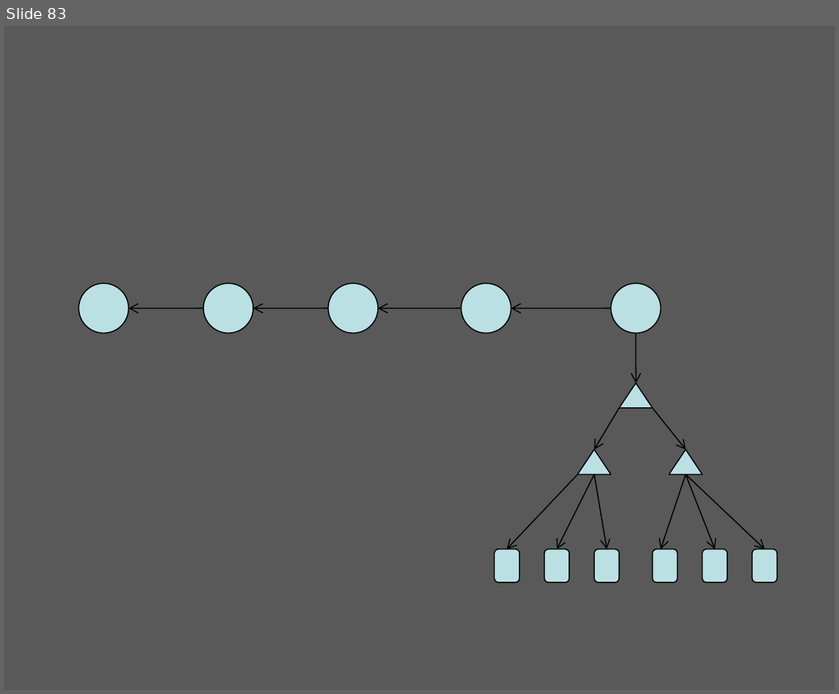
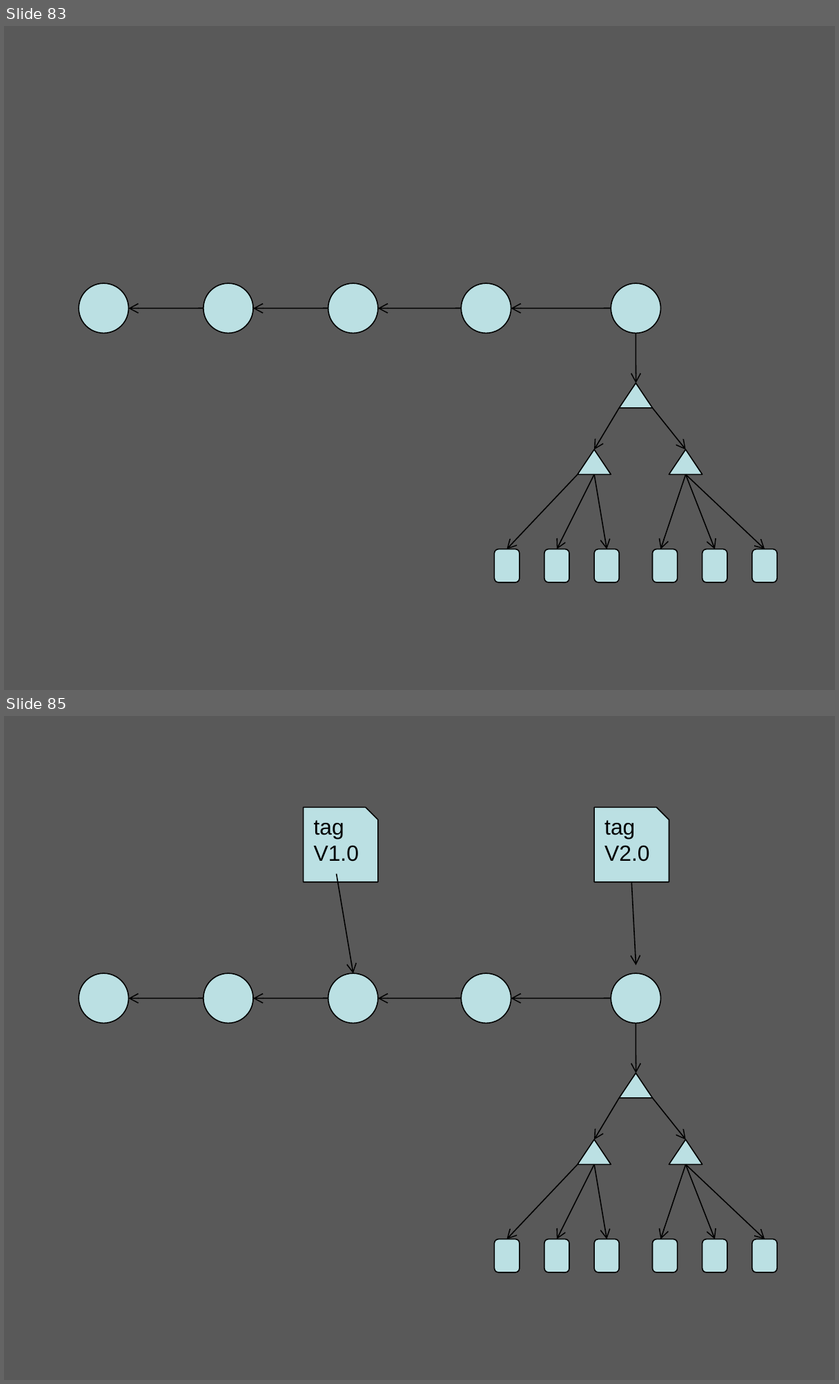
Before and after one commit to zhuxiaosheng/code, a slide deck: git.ppt. Shown one above the other, each under a label of ours: slide 83 before the commit, slides 83 and 85 after it; the slides between them are not shown. The pictures are 839x694 and 839x1384 pixels, drawn with LibreOffice and Linux fonts; fonts in the diff are those of the drawing; background and template pictures are left out. Boxes give left, top, right and bottom in pixels: in the first picture for what was removed or moved away, otherwise in the second. Text is boxed around its words. In the diff, an @@ line names an element or a change of style, - is before the commit and + after.

```diff
--- a/git.ppt
+++ b/git.ppt
@@ slide 85 added at (4,716,835,1380), background picture (left out) @@
@@ freeform shape added at (303,808,379,883), fill #BBE0E3, outline #000000 0.74 pt, 15 pt, text #000000 @@
+tag
+V1.0
@@ freeform shape added at (594,808,669,883), fill #BBE0E3, outline #000000 0.74 pt, 15 pt, text #000000 @@
+tag
+V2.0
@@ arrow added from (337, 874) to (353, 973), #000000 0.74 pt @@
@@ arrow added from (632, 882) to (636, 965), #000000 0.74 pt @@
@@ ellipse added at (79,973,129,1023), fill #BBE0E3, outline #000000 0.74 pt @@
@@ ellipse added at (203,973,253,1023), fill #BBE0E3, outline #000000 0.74 pt @@
@@ ellipse added at (328,973,378,1023), fill #BBE0E3, outline #000000 0.74 pt @@
@@ ellipse added at (461,973,510,1023), fill #BBE0E3, outline #000000 0.74 pt @@
@@ ellipse added at (611,973,661,1023), fill #BBE0E3, outline #000000 0.74 pt @@
@@ arrow added from (203, 999) to (129, 999), #000000 0.74 pt @@
@@ arrow added from (328, 999) to (253, 999), #000000 0.74 pt @@
@@ arrow added from (461, 999) to (378, 999), #000000 0.74 pt @@
@@ arrow added from (611, 999) to (510, 999), #000000 0.74 pt @@
@@ arrow added from (636, 1023) to (636, 1074), #000000 0.74 pt @@
@@ triangle added at (619,1074,653,1099), fill #BBE0E3, outline #000000 0.74 pt @@
@@ arrow added from (619, 1098) to (594, 1140), #000000 0.74 pt @@
@@ arrow added from (652, 1098) to (686, 1140), #000000 0.74 pt @@
@@ triangle added at (577,1140,611,1166), fill #BBE0E3, outline #000000 0.74 pt @@
@@ triangle added at (669,1140,703,1166), fill #BBE0E3, outline #000000 0.74 pt @@
@@ arrow added from (577, 1164) to (506, 1240), #000000 0.74 pt @@
@@ arrow added from (594, 1164) to (557, 1240), #000000 0.74 pt @@
@@ arrow added from (594, 1164) to (607, 1240), #000000 0.74 pt @@
@@ arrow added from (686, 1164) to (661, 1240), #000000 0.74 pt @@
@@ arrow added from (686, 1164) to (715, 1240), #000000 0.74 pt @@
@@ arrow added from (686, 1164) to (765, 1240), #000000 0.74 pt @@
@@ freeform shape added at (495,1240,520,1274), fill #BBE0E3, outline #000000 0.74 pt @@
@@ freeform shape added at (544,1240,570,1274), fill #BBE0E3, outline #000000 0.74 pt @@
@@ freeform shape added at (594,1240,619,1274), fill #BBE0E3, outline #000000 0.74 pt @@
@@ freeform shape added at (652,1240,677,1274), fill #BBE0E3, outline #000000 0.74 pt @@
@@ freeform shape added at (703,1240,728,1274), fill #BBE0E3, outline #000000 0.74 pt @@
@@ freeform shape added at (753,1240,777,1274), fill #BBE0E3, outline #000000 0.74 pt @@
```
Also in this commit, not shown: 2 slides changed, 1 other slide added.
